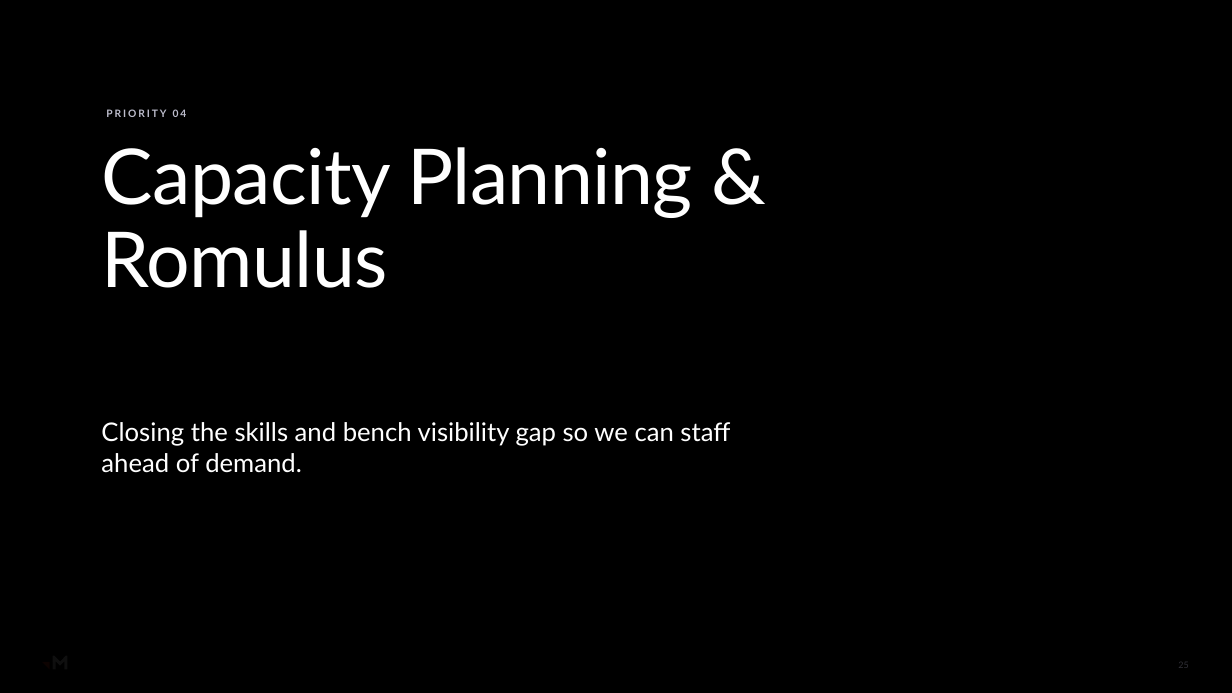
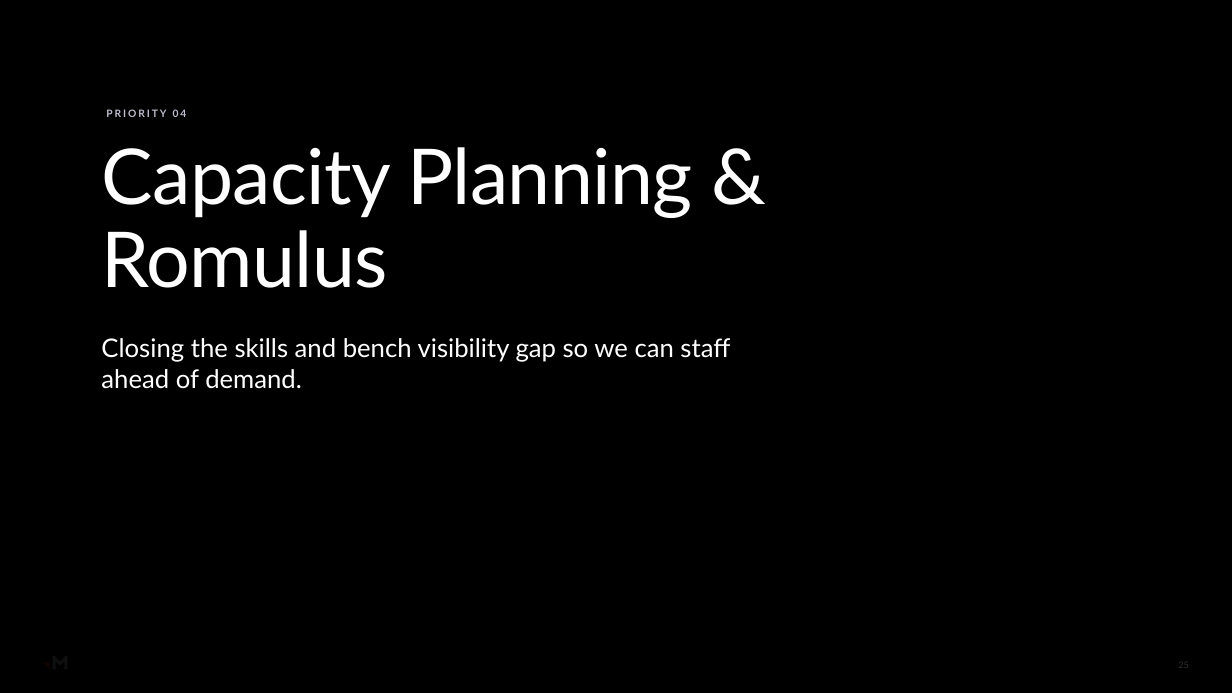
Before and after one commit to RachelHarrisMerkle/BasicMerkle, a slide deck: slide 25 of Delivery_Excellence_Kickoff_REDESIGNED.pptx. Drawn at 1232x693 pixels with LibreOffice and Linux fonts; fonts in the diff are those of the drawing; background and template pictures are left out; a plain dark background stands for a picture behind light text. Boxes give left, top, right and bottom in pixels: in the first picture for what was removed or moved away, otherwise in the second. Text is boxed around its words. In the diff, an @@ line names an element or a change of style, - is before the commit and + after.

```diff
--- a/Delivery_Excellence_Kickoff_REDESIGNED.pptx
+++ b/Delivery_Excellence_Kickoff_REDESIGNED.pptx
@@ rounded rectangle added at box(65, 71, 830, 421), fill #000000 at 62% opacity @@
@@ text "Closing the skills and bench ...": place and size @@
-text "Closing the skills and bench ..." at box(101, 422, 730, 473)
+text "Closing the skills and bench ..." at box(101, 338, 730, 389)
```
Also in this commit, not shown: 24 other slides changed, 1 other file.
